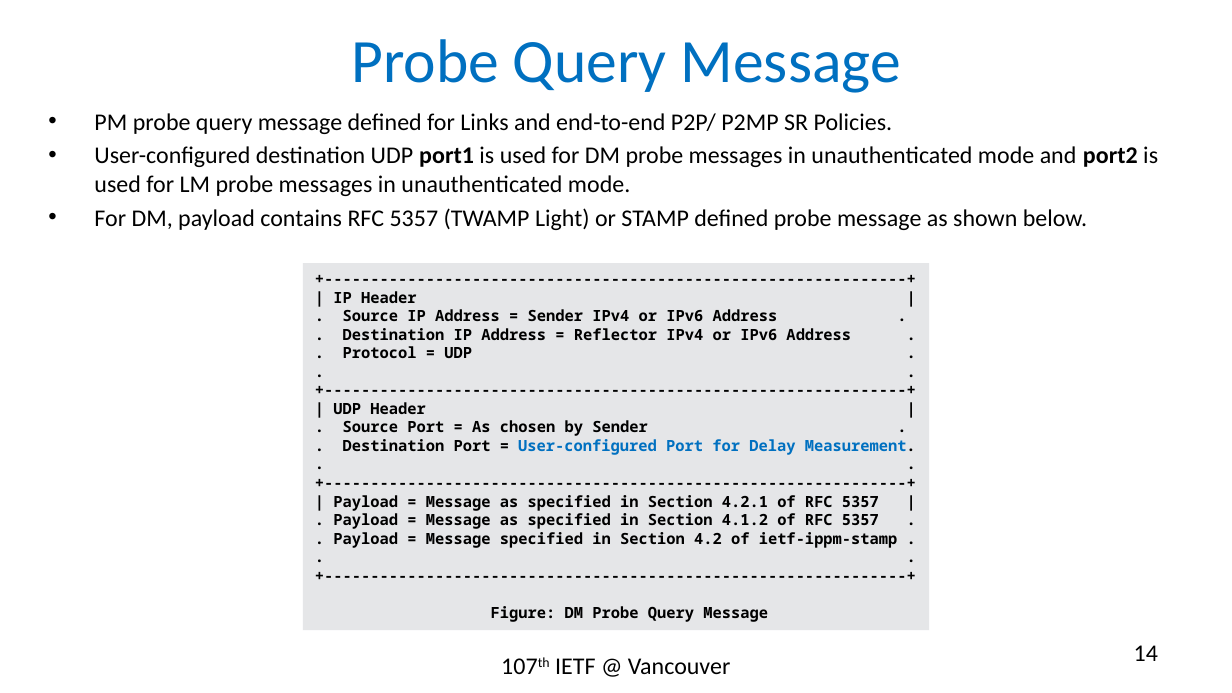
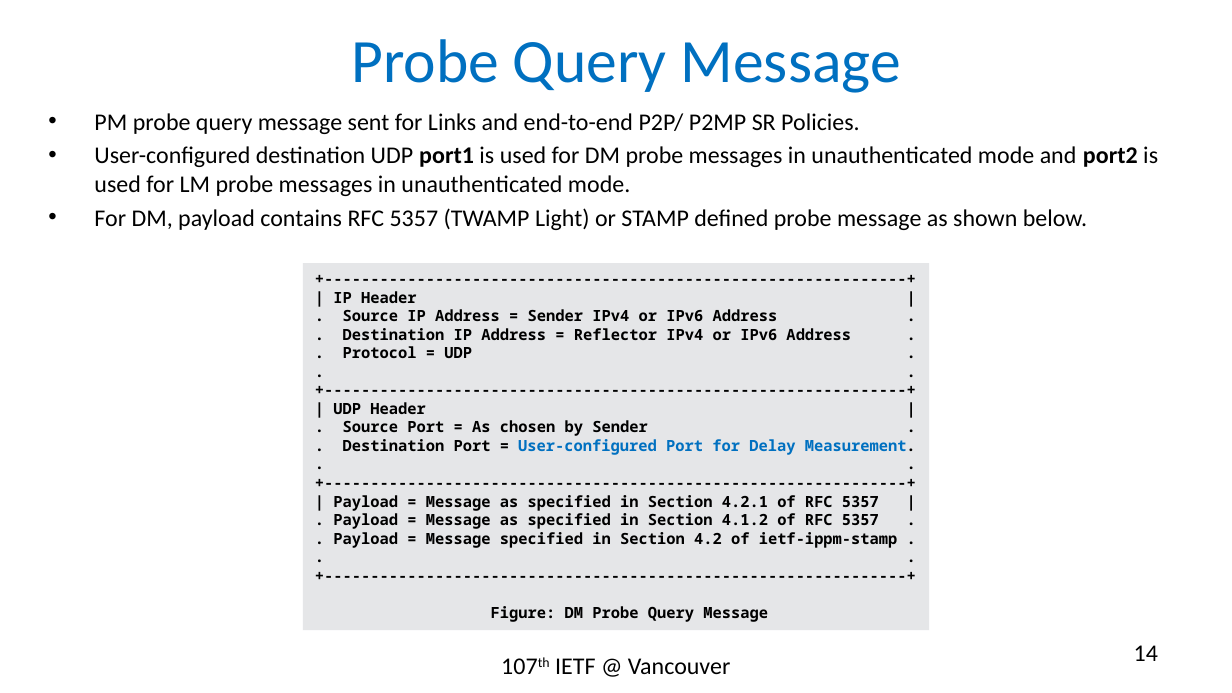
Before and after one commit to rakgandhi/ietf-slides, a slide deck: slide 14 of draft-gandhi-spring-twamp-srpm-07.pptx. Drawn at 1232x693 pixels with LibreOffice and Linux fonts; fonts in the diff are those of the drawing. Boxes give left, top, right and bottom in pixels: in the first picture for what was removed or moved away, otherwise in the second. Text is boxed around its words. In the diff, an @@ line names an element or a change of style, - is before the commit and + after.

```diff
--- a/draft-gandhi-spring-twamp-srpm-07.pptx
+++ b/draft-gandhi-spring-twamp-srpm-07.pptx
@@ text at (94,113,860,134): text changed @@
-• PM probe query message defined for Links and end-to-end P2P/ P2MP SR Policies.
+• PM probe query message sent for Links and end-to-end P2P/ P2MP SR Policies.
```
Also in this commit, not shown: 3 other files.
